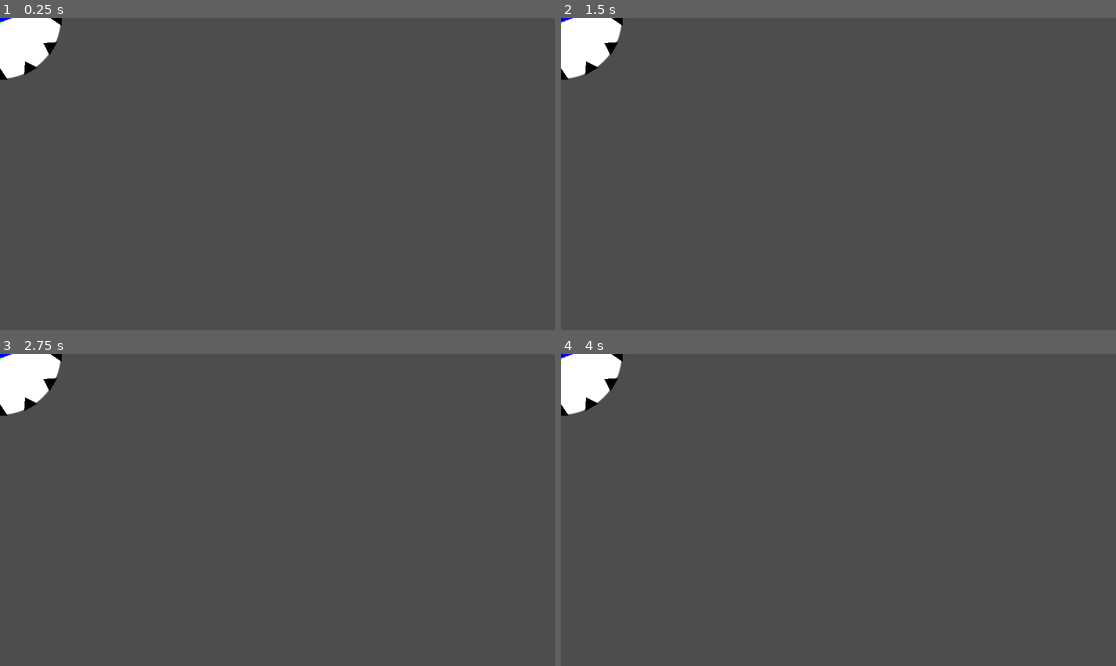
Above: before the commit, frames 1-4 (two rows, left to right).
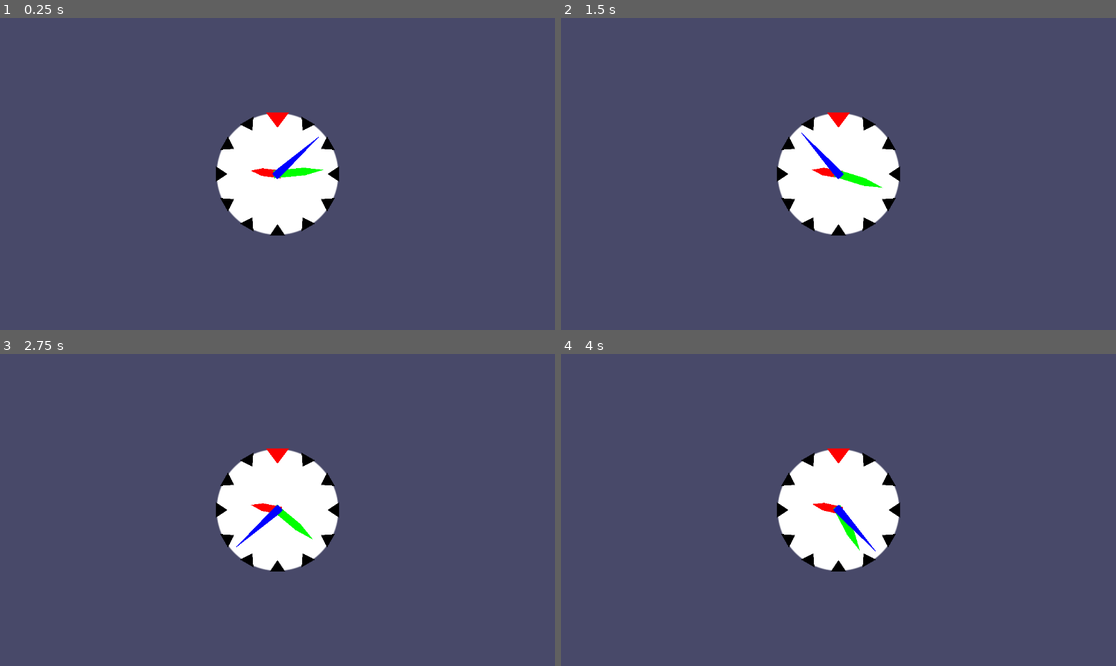
Above: after the commit, the same moments.

Repository: AntonAksyonov-azur/godot-clock
Game: Godot game, scene res://Scenes/clock.tscn
The game is run twice, just before and just after one commit, with the same random seed, the same clock (stepped at 60 frames per second) and the same inputs.
Inputs:
- Up to frame 1 (0.25 s): no input
- Up to frame 2 (1.5 s): no input
- Up to frame 3 (2.75 s): no input
- Up to frame 4 (4 s): no input

The runs differ from the first frame. In frame 1, 100% of the frame differs, in the area x 0-100%, y 0-100%; in frame 2, 100%; in frame 3, 100%; in frame 4, 100%.

Commit message:
tut02 - часы тикают

Diff:
--- a/Scenes/clock.tscn
+++ b/Scenes/clock.tscn
@@ -1,4 +1,6 @@
 [gd_scene format=3 uid="uid://co16wvmrdnt6p"]
+
+[ext_resource type="Script" uid="uid://c1ygny8kfk125" path="res://Scripts/clock.gd" id="1_s7hhp"]
 
 [sub_resource type="Gradient" id="Gradient_a24i7"]
 offsets = PackedFloat32Array(0.98, 1)
@@ -13,6 +15,11 @@
 fill_to = Vector2(1, 0.5)
 
 [node name="Clock" type="Node2D" unique_id=805175642]
+position = Vector2(576, 324)
+script = ExtResource("1_s7hhp")
+_startTime = 3
+_timeScale = 180.0
+_startHour = -1
 
 [node name="Face" type="Sprite2D" parent="." unique_id=953256195]
 texture = SubResource("GradientTexture2D_s7hhp")
@@ -86,11 +93,9 @@
 polygon = PackedVector2Array(-8, 8, -8, -32, 0, -56, 8, -32, 8, 8)
 
 [node name="ArmMinute" type="Polygon2D" parent="Face" unique_id=419274442]
-rotation = 0.7853982
 color = Color(0, 1, 0, 1)
 polygon = PackedVector2Array(-8, 8, -8, -56, 0, -96, 8, -56, 8, 8)
 
 [node name="ArmSeconds" type="Polygon2D" parent="Face" unique_id=185102527]
-rotation = 1.3089969
 color = Color(0, 0, 1, 1)
 polygon = PackedVector2Array(-8, 8, -8, -8, 0, -120, 8, -8, 8, 8)
--- /dev/null
+++ b/Scripts/clock.gd
@@ -0,0 +1,65 @@
+extends Node2D
+
+enum StartTimeMode {
+	SYSTEM_TIME,
+	RANDOM_TIME,
+	FIXED_TIME,
+	OFFSET_TIME
+}
+
+@export_group("Clock Mode")
+@export var _startTime := StartTimeMode.SYSTEM_TIME
+@export var _timeScale := 1.0
+
+@export_group("Fixed or Offset Start Time. Doesnt apply for SYSTEM_TIME, RANDOM_TIME")
+@export_range(-11, 11) var _startHour := 0
+@export_range(0, 59) var _startMinute := 0
+@export_range(0, 59) var _startSecond := 0
+
+@onready var _armSeconds := $Face/ArmSeconds as Node2D;
+@onready var _armMinute := $Face/ArmMinute as Node2D;
+@onready var _armHour := $Face/ArmHour as Node2D;
+
+var _currentSeconds := 0.0
+
+# Called when the node enters the scene tree for the first time.
+func _ready() -> void:
+	_currentSeconds = getInitialTime()
+	updateCurrentTime(0.0)
+	pass
+
+# Called every frame. 'delta' is the elapsed time since the previous frame.
+func _process(delta: float) -> void:
+	updateCurrentTime(delta)
+	pass
+
+#
+func getInitialTime() -> float:
+	if _startTime == StartTimeMode.SYSTEM_TIME:
+		var currentTime: Dictionary = Time.get_time_dict_from_system()
+		var currentSeconds = currentTime["second"] + currentTime["minute"] * 60 + currentTime["hour"] * 3600
+		return currentSeconds
+
+	elif _startTime == StartTimeMode.RANDOM_TIME:
+		var randomTime: float = randf_range(0.0, 60.0 * 60.0 * 12.0 / 2.0);
+		return randomTime
+
+	elif _startTime == StartTimeMode.FIXED_TIME:
+		var currentSeconds: float = _startSecond + _startMinute * 60 + _startHour * 3600
+		return currentSeconds
+
+	elif _startTime == StartTimeMode.OFFSET_TIME:
+		var currentTime: Dictionary = Time.get_time_dict_from_system()
+		var currentSystemSeconds = currentTime["second"] + currentTime["minute"] * 60 + currentTime["hour"] * 3600
+		var currentStartSeconds: float = _startSecond + _startMinute * 60 + _startHour * 3600
+		return currentSystemSeconds + currentStartSeconds
+
+	else:
+		return 0
+
+func updateCurrentTime(delta: float) -> void:
+	_currentSeconds += delta * _timeScale
+	_armSeconds.rotation = fmod(_currentSeconds, 60) * TAU / 60.0
+	_armMinute.rotation = fmod(_currentSeconds / 60, 60) * TAU / 60.0
+	_armHour.rotation = fmod(_currentSeconds / 3600, 12) * TAU / 12.0
+	pass
--- /dev/null
+++ b/Scripts/test.gd
@@ -0,0 +1,11 @@
+extends Node
+
+
+# Called when the node enters the scene tree for the first time.
+func _ready() -> void:
+	breakpoint # Replace with function body.
+
+
+# Called every frame. 'delta' is the elapsed time since the previous frame.
+func _process(delta: float) -> void:
+	pass
--- a/project.godot
+++ b/project.godot
@@ -26,3 +26,4 @@
 [rendering]
 
 rendering_device/driver.windows="d3d12"
+environment/defaults/default_clear_color=Color(0.28235295, 0.28627452, 0.4117647, 1)
Not shown, added: Scripts/clock.gd.uid
Not shown, added: Scripts/test.gd.uid
